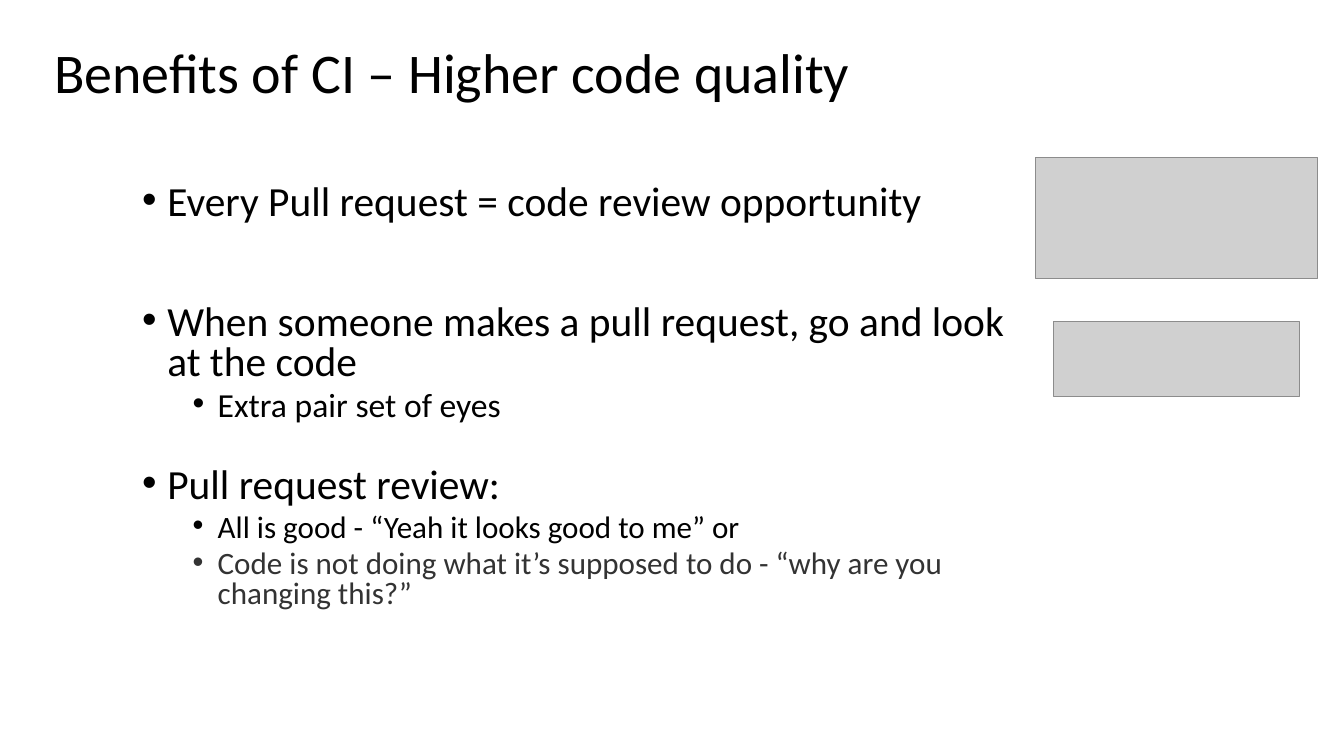
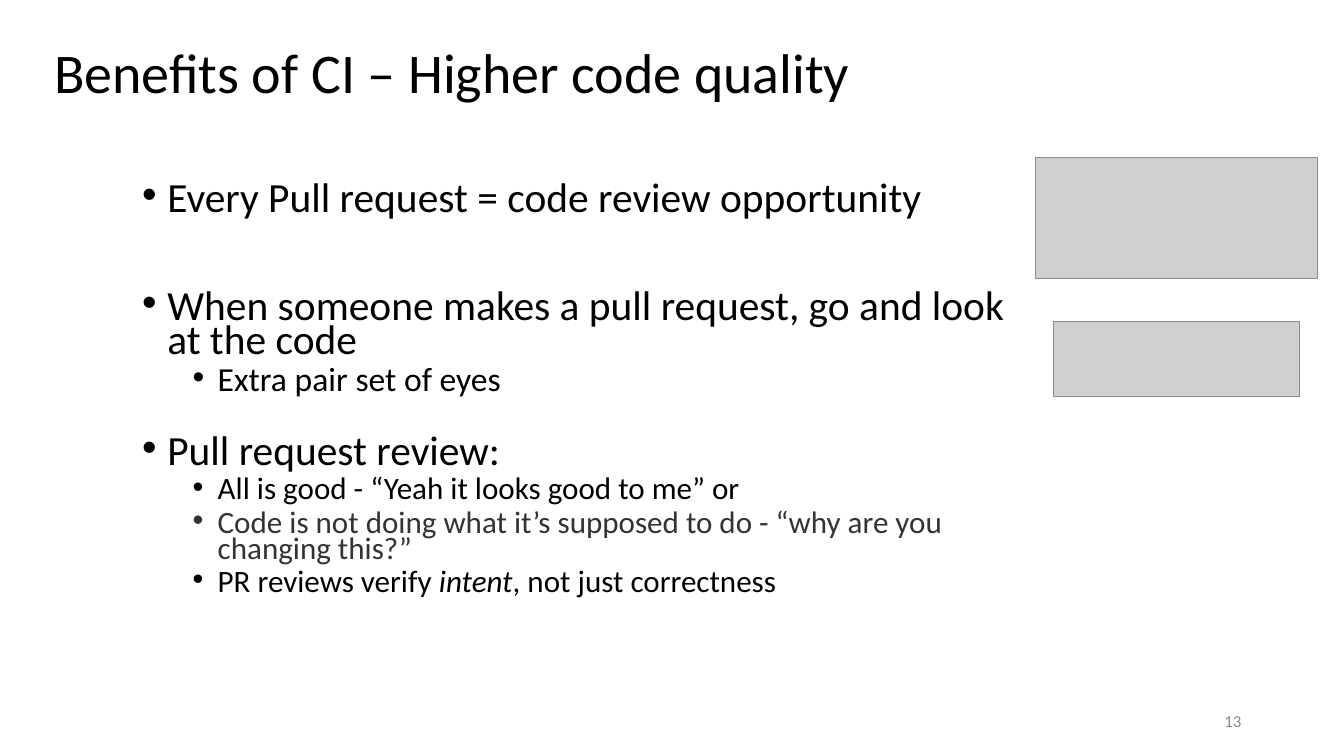
Before and after one commit to johnxu21/johnxu21.github.io, a slide deck: slide 13 of teaching/CS472/Timetable/CI-CD.pptx. Drawn at 1344x756 pixels with LibreOffice and Linux fonts; fonts in the diff are those of the drawing; grey boxes stand for pictures. Boxes give left, top, right and bottom in pixels: in the first picture for what was removed or moved away, otherwise in the second. Text is boxed around its words. In the diff, an @@ line names an element or a change of style, - is before the commit and + after.

```diff
--- a/teaching/CS472/Timetable/CI-CD.pptx
+++ b/teaching/CS472/Timetable/CI-CD.pptx
@@ text at [167,183,1004,565]: line spacing 0.8 to 0.7 @@
@@ text at [218,570,776,598]: paragraph added @@
+    • PR reviews verify intent, not just correctness
@@ page number added at [1224,716,1241,727], 12 pt, text #8C8C8C @@
+13
```
Also in this commit, not shown: 26 other slides changed, 4 slides added, 2 slides removed, 2 other files.
